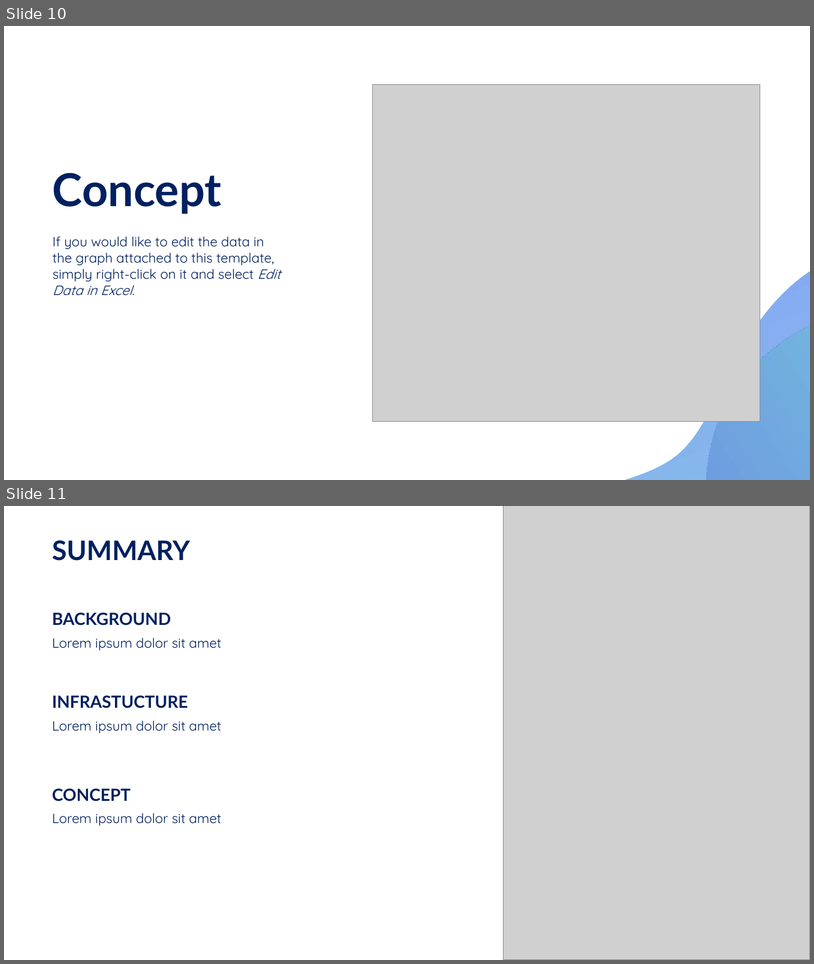
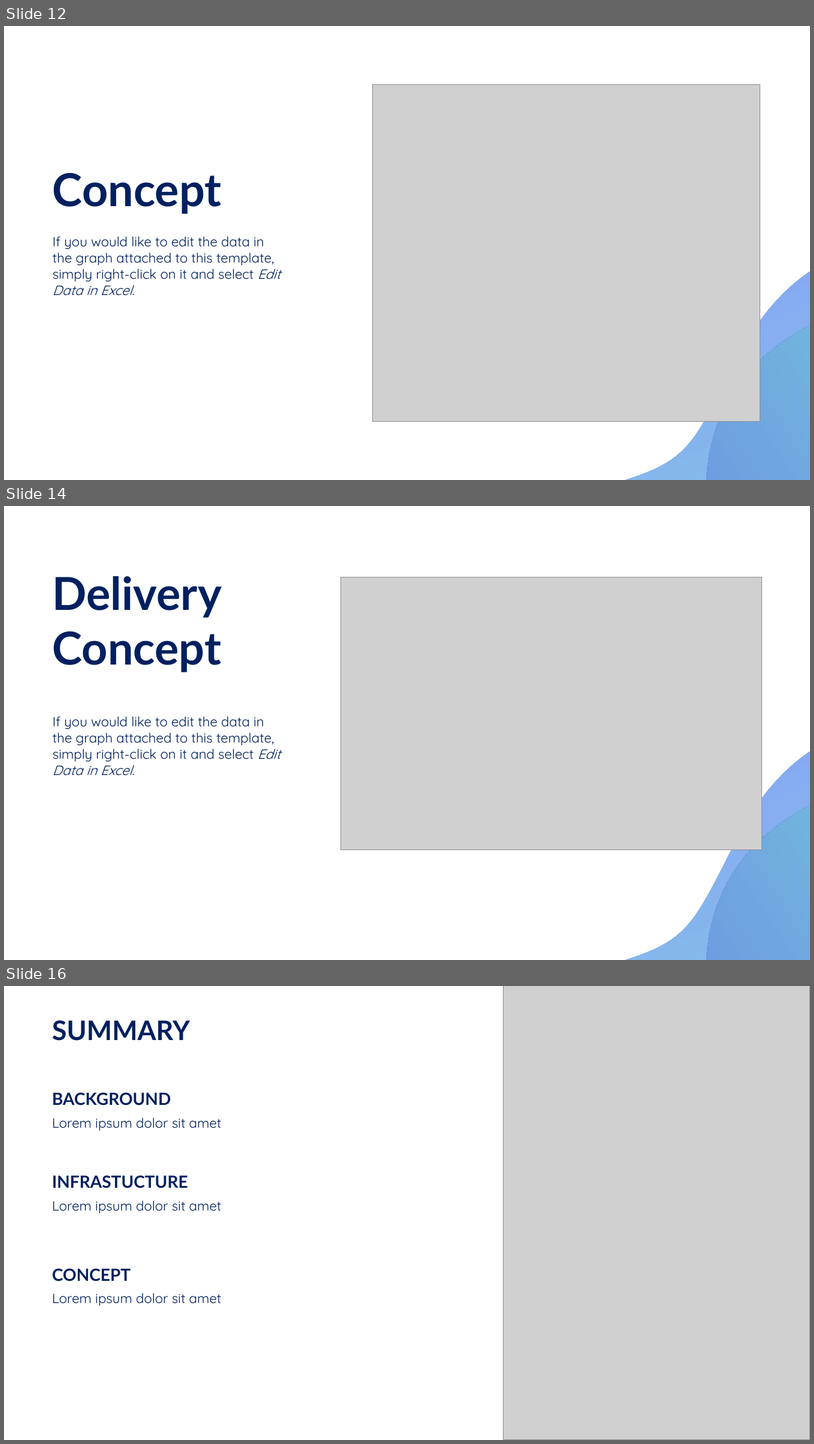
Before and after one commit to kloniphani/Dedomena, a slide deck: Presentation/Big Data Engineering.pptx. Shown one above the other, each under a label of ours: slides 10 and 11 before the commit, slides 12, 14 and 16 after it; the slides between them are not shown. The pictures are 814x964 and 814x1444 pixels, drawn with LibreOffice and Linux fonts; fonts in the diff are those of the drawing; grey boxes stand for pictures. Boxes give left, top, right and bottom in pixels: in the first picture for what was removed or moved away, otherwise in the second. Text is boxed around its words. In the diff, an @@ line names an element or a change of style, - is before the commit and + after.

Commit message:
Updating the template
Added the Delivery Concept

```diff
--- a/Presentation/Big Data Engineering.pptx
+++ b/Presentation/Big Data Engineering.pptx
@@ slide 14 added at (4, 506, 810, 960), background #FFFFFF; not listed: 3 template elements that a slide beside it also shows @@
@@ text added at (52, 576, 221, 672), 54 pt, text #002060, bold @@
+Delivery Concept
@@ picture added at (341, 577, 762, 850) @@
@@ text added at (53, 716, 281, 775), 16 pt, text #002060 @@
+If you would like to edit the data in the graph attached to this template, simply right-click on it and select Edit Data in Excel.
@@ what was slide 10 is now slide 12 @@
@@ what was slide 11 is now slide 16 @@
```
Also in this commit, not shown: 5 other slides added, 1 slide removed, 2 other files.
